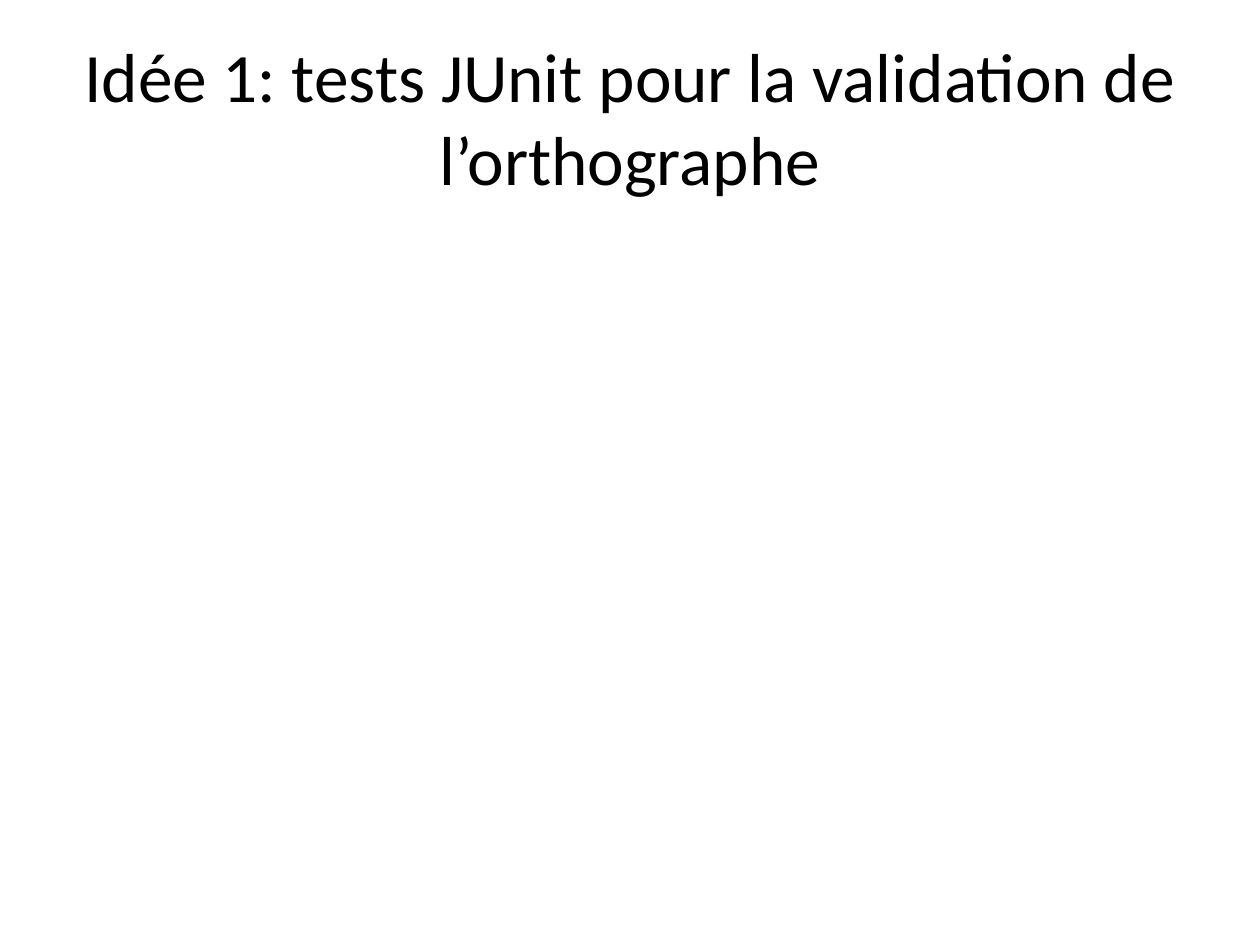
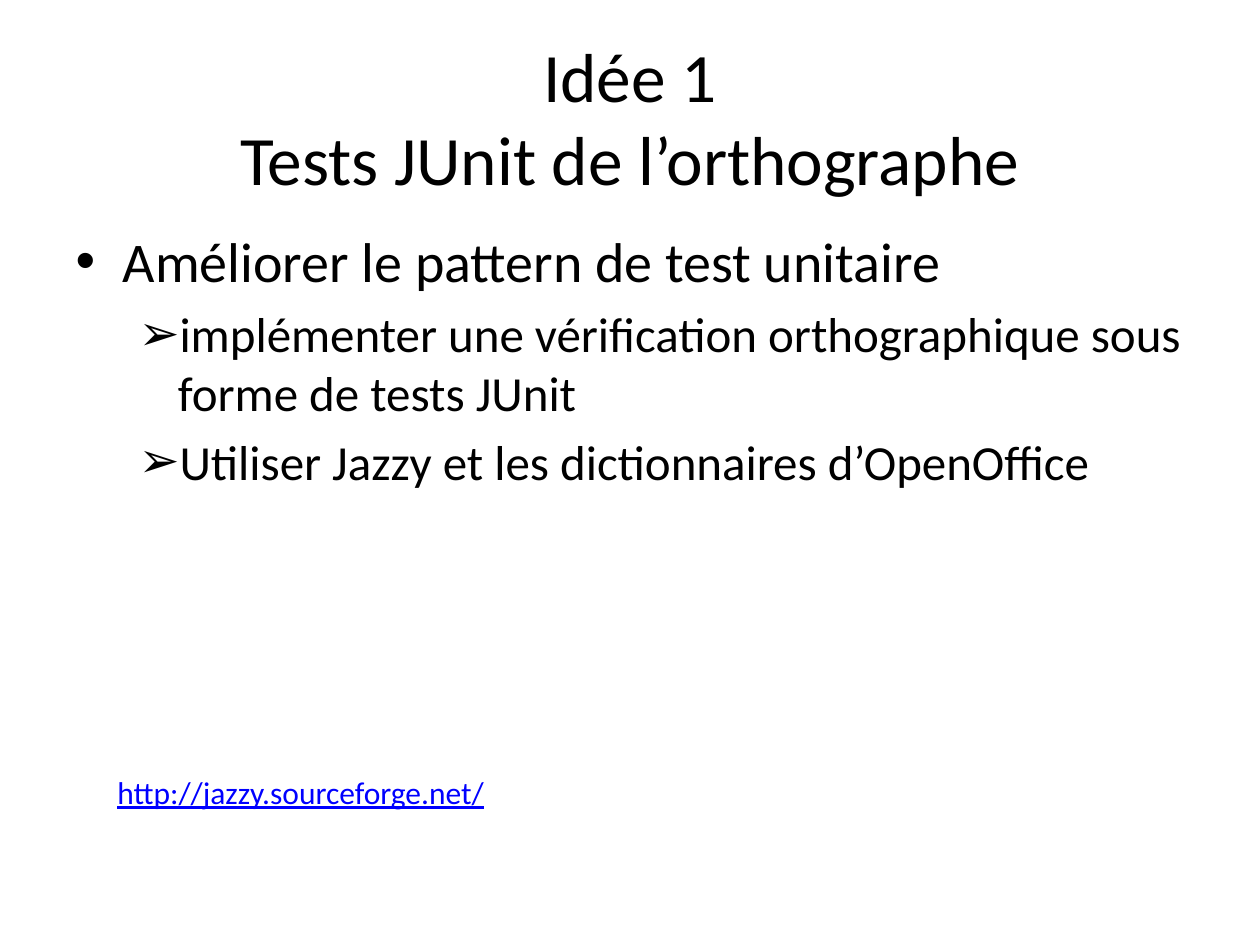
Before and after one commit to dbaeli/ez18n, a slide deck: slide 20 of ez18n-slides/ez18n_hands_on.pptx (slide 17 before the commit). Drawn at 1260x945 pixels with LibreOffice and Linux fonts; fonts in the diff are those of the drawing; background and template pictures are left out. Boxes give left, top, right and bottom in pixels: in the first picture for what was removed or moved away, otherwise in the second. Text is boxed around its words. In the diff, an @@ line names an element or a change of style, - is before the commit and + after.

```diff
--- a/ez18n-slides/ez18n_hands_on.pptx
+++ b/ez18n-slides/ez18n_hands_on.pptx
@@ title at (240,54,1019,197): text changed @@
-Idée 1: tests JUnit pour la validation de l’orthographe
+Idée 1
+Tests JUnit de l’orthographe
@@ text added at (123,243,1181,488), 28 pt, text #000000 @@
+• Améliorer le pattern de test unitaire
+  ➢ implémenter une vérification orthographique sous forme de tests JUnit
+  ➢ Utiliser Jazzy et les dictionnaires d’OpenOffice
@@ text added at (117,782,483,810), 18 pt, text #0000FF, underline @@
+http://jazzy.sourceforge.net/
```
Also in this commit, not shown: 12 other slides changed, 4 slides added, 1 slide removed, 14 other files.
